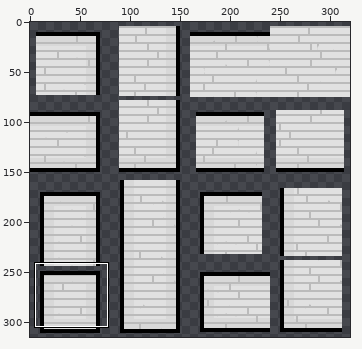
Two versions of one sprite sheet, Textures/Things/Building/Roof/Roof_Plank_Flat/Wall_Atlas_Smooth.png. Above, an overview of the earlier version with the close-up marked.
Close-up. Before the edit:
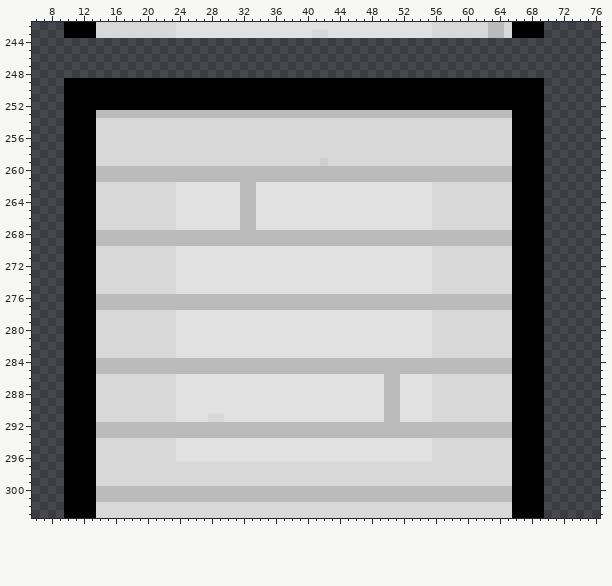
The file is 320x320 pixels. Pixels under 10% opacity are left out. Colours within 5 levels of each other are drawn and written as one. Shown: x 6..76, y 242..303. The wide view leaves out empty margins. The commit also changed other parts of the picture, which this record leaves out.
The same view after the edit:
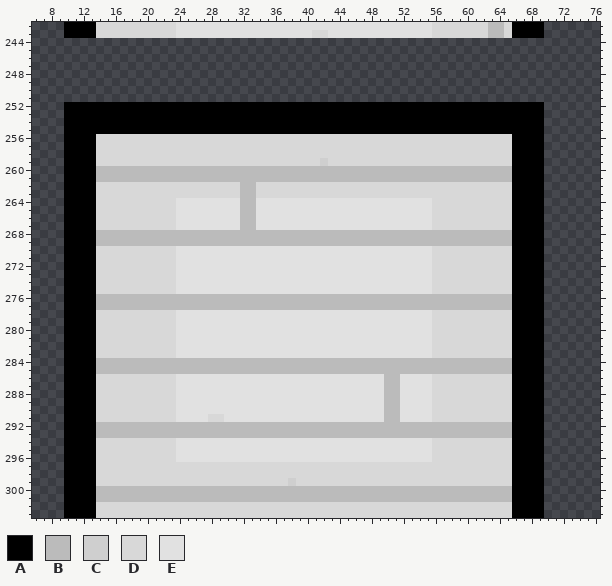
Palette (. is transparent): A #000000  B #bbbbbb  C #cfcfcf  D #d8d8d8  E #e1e1e1
Edits made:
y 249..251: x 10..69 AAAAAAAAAAAAAAAAAAAAAAAAAAAAAAAAAAAAAAAAAAAAAAAAAAAAAAAAAAAA -> ............................................................
y 253: x 14..65 BBBBBBBBBBBBBBBBBBBBBBBBBBBBBBBBBBBBBBBBBBBBBBBBBBBB -> AAAAAAAAAAAAAAAAAAAAAAAAAAAAAAAAAAAAAAAAAAAAAAAAAAAA
y 254..255: x 14..65 DDDDDDDDDDDDDDDDDDDDDDDDDDDDDDDDDDDDDDDDDDDDDDDDDDDD -> AAAAAAAAAAAAAAAAAAAAAAAAAAAAAAAAAAAAAAAAAAAAAAAAAAAA
y 262..263: x 24..31 EEEEEEEE -> DDDDDDDD; x 34..55 EEEEEEEEEEEEEEEEEEEEEE -> DDDDDDDDDDDDDDDDDDDDDD
y 299: x 38 D -> C
Pixel boxes of the changes (left, top, right, bottom) in both close-ups:
changed: (64, 78, 544, 134)
changed: (176, 182, 432, 198)
changed: (288, 478, 296, 486)
